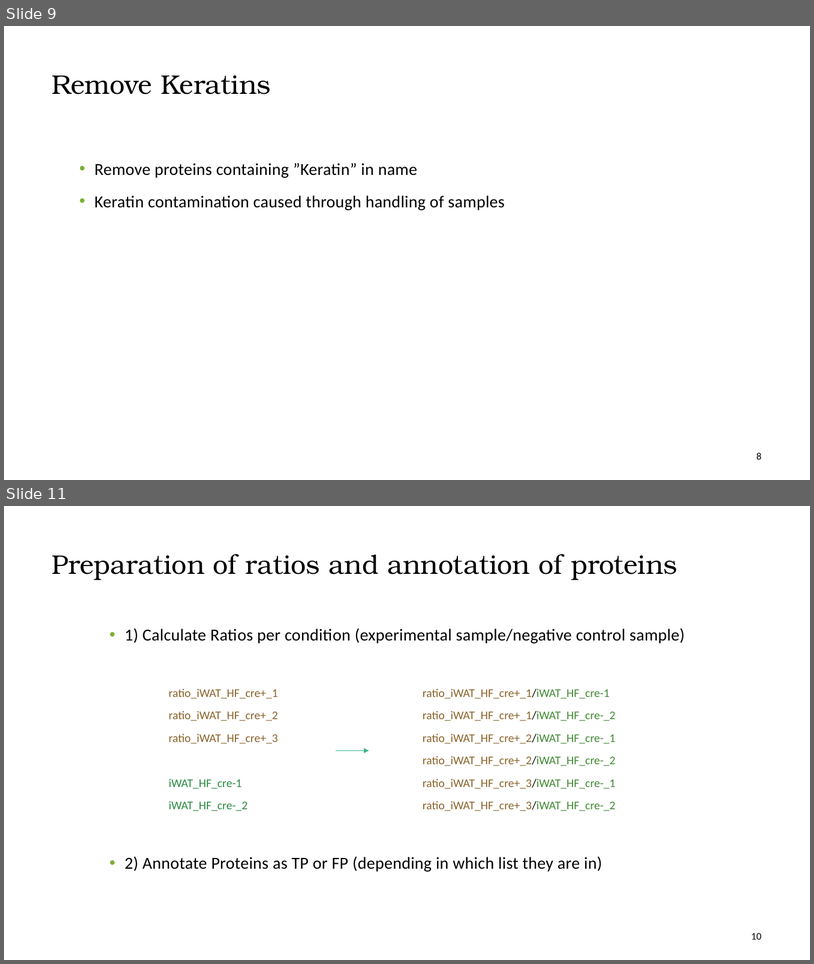
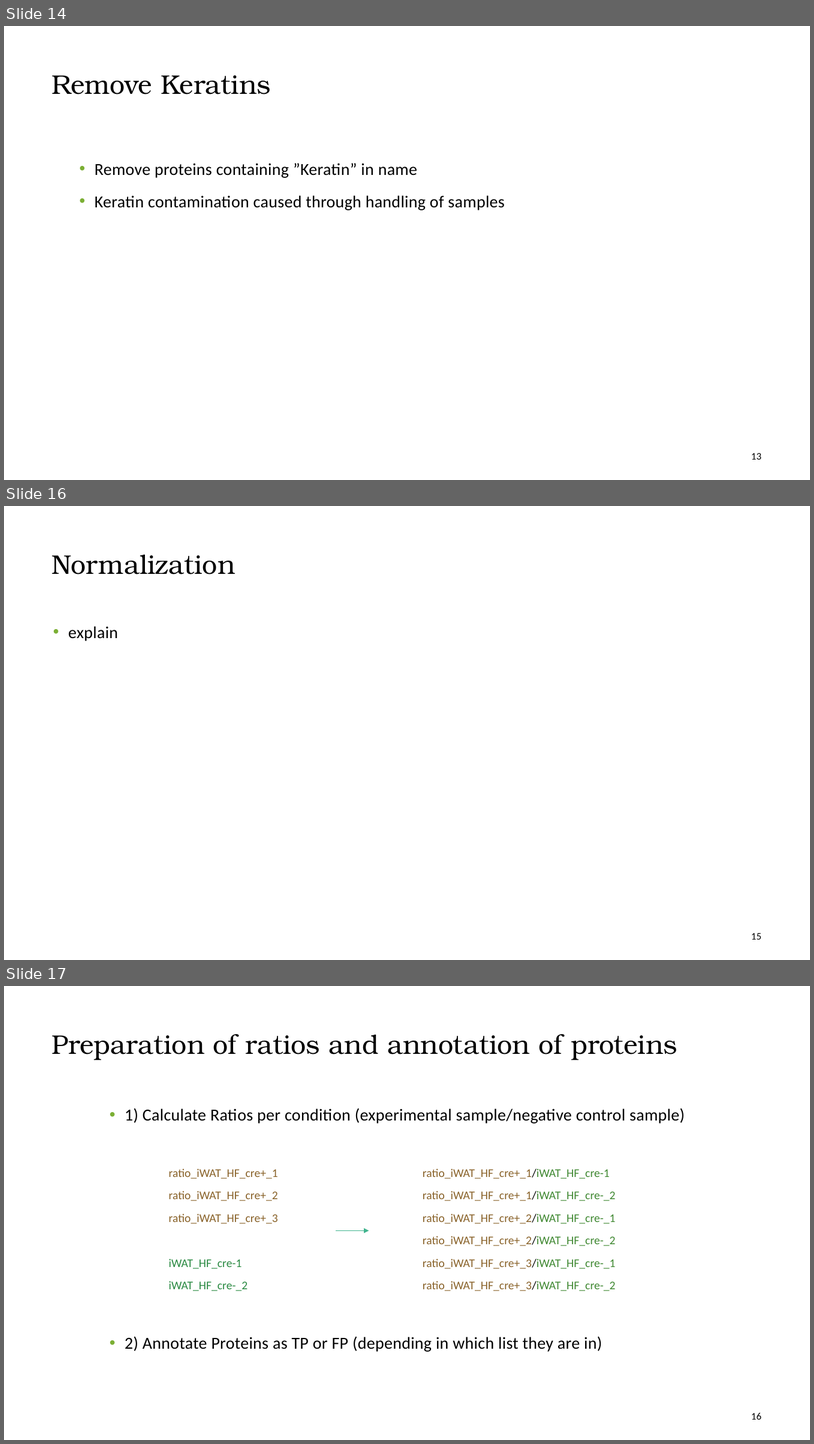
Before and after one commit to vinogradova-lab/cell-type-specific-proximity-labeling, a slide deck: turboid_analysis_walkthrough.pptx. Shown one above the other, each under a label of ours: slides 9 and 11 before the commit, slides 14, 16 and 17 after it; the slides between them are not shown. The pictures are 814x964 and 814x1444 pixels, drawn with LibreOffice and Linux fonts; fonts in the diff are those of the drawing. Boxes give left, top, right and bottom in pixels: in the first picture for what was removed or moved away, otherwise in the second. Text is boxed around its words. In the diff, an @@ line names an element or a change of style, - is before the commit and + after.

```diff
--- a/turboid_analysis_walkthrough.pptx
+++ b/turboid_analysis_walkthrough.pptx
@@ slide 16 added at (4,506,810,960), background #FFFFFF @@
@@ title added at (51,555,235,574), 32 pt, text #000000 @@
+Normalization
@@ text added at (68,626,118,641), 20 pt, text #000000 @@
+• explain
@@ page number added at (752,933,762,939), 12 pt, text #000000 @@
+15
@@ what was slide 9 is now slide 14 @@
@@ page number at (752,453,762,459): text changed @@
-8
+13
@@ what was slide 11 is now slide 17 @@
@@ page number at (752,1412,762,1419): text changed @@
-10
+16
```
Also in this commit, not shown: 3 slides changed, 5 other slides added, 2 other files.
